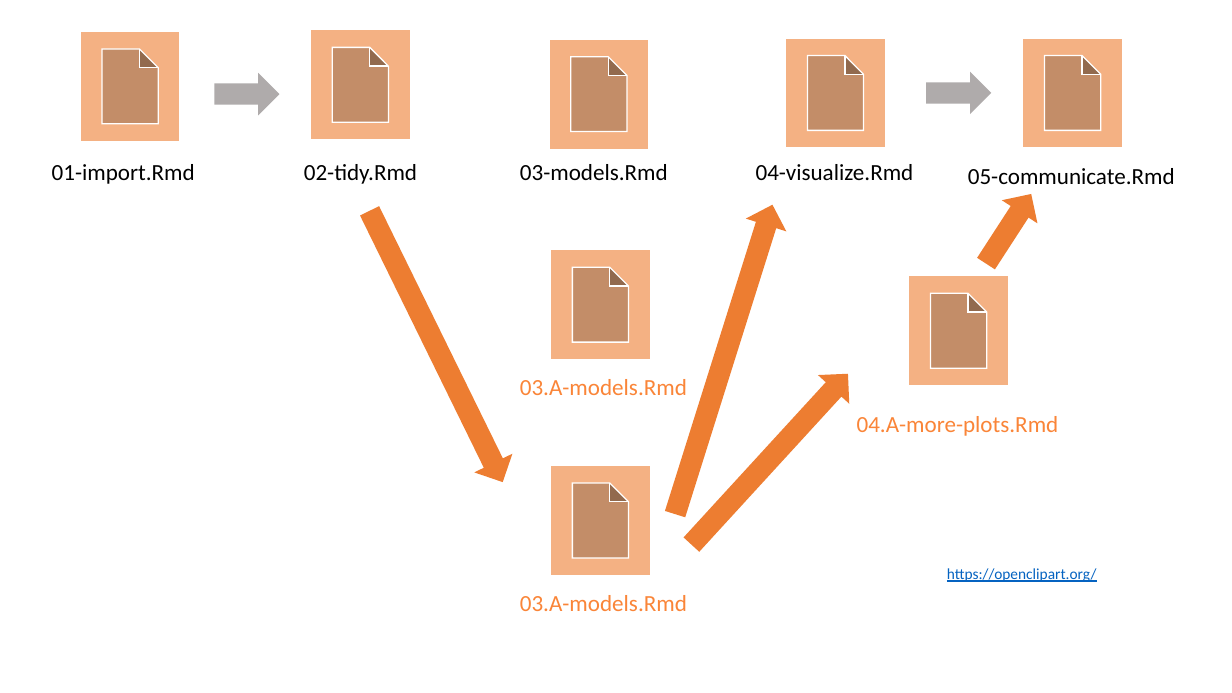
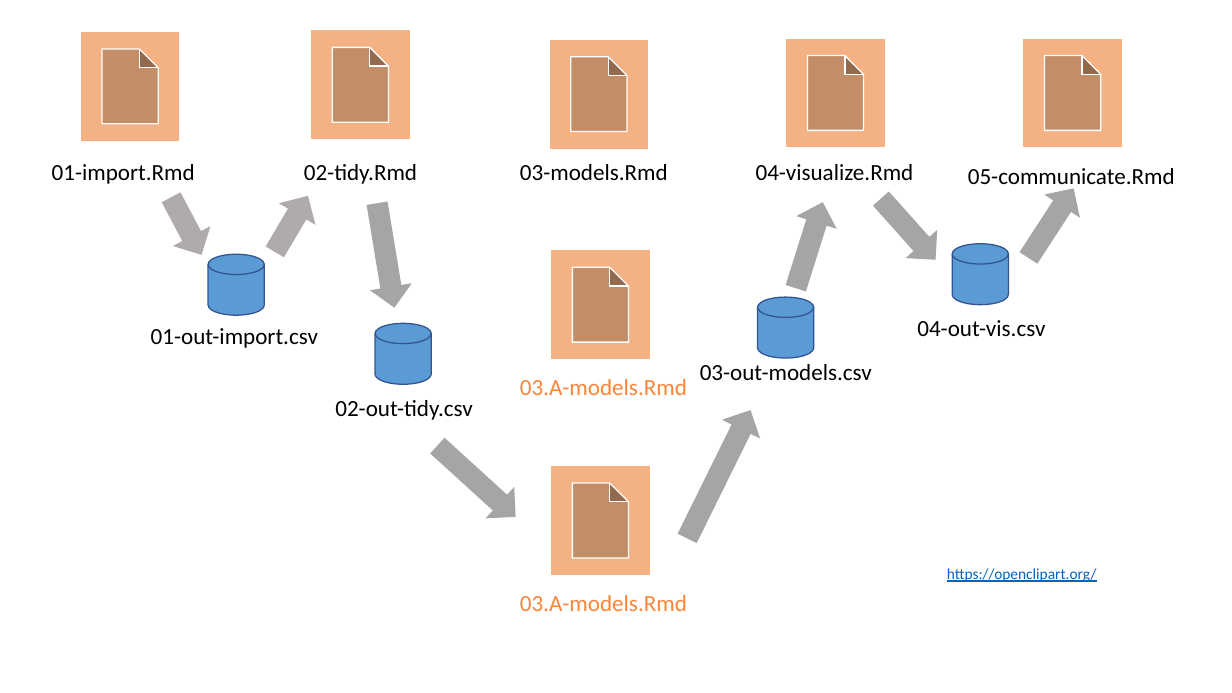
Before and after one commit to wlandau/user-conf-2022, a slide deck: slide 6 of images/images.pptx. Drawn at 1232x693 pixels with LibreOffice and Linux fonts; fonts in the diff are those of the drawing. Boxes give left, top, right and bottom in pixels: in the first picture for what was removed or moved away, otherwise in the second. Text is boxed around its words. In the diff, an @@ line names an element or a change of style, - is before the commit and + after.

Commit message:
slides

```diff
--- a/images/images.pptx
+++ b/images/images.pptx
@@ right arrow removed at [926,72,992,115] @@
@@ right arrow: place and size @@
-right arrow at [969,183,1050,276]
+right arrow at [1011,177,1092,270]
@@ right arrow at [1011,177,1092,270]: fill #ED7D31 to #A5A5A5 @@
@@ right arrow at [152,187,220,265]: rotation 0 to 62 degrees @@
@@ right arrow added at [257,185,327,263], fill #AFABAB @@
@@ right arrow at [356,200,416,312]: fill #ED7D31 to #A5A5A5; rotation 63 to 80 degrees @@
@@ right arrow at [776,195,844,295]: fill #ED7D31 to #A5A5A5 @@
@@ right arrow: place and size @@
-right arrow at [655,198,793,521]
+right arrow at [776,195,844,295]
@@ right arrow added at [866,184,952,274], fill #A5A5A5 @@
@@ cylinder added at [208,254,264,315], fill #5B9BD5, outline #325491 1 pt @@
@@ cylinder added at [953,244,1009,305], fill #5B9BD5, outline #325491 1 pt @@
@@ cylinder added at [758,298,814,359], fill #5B9BD5, outline #325491 1 pt @@
@@ action button document removed at [909,275,1009,385] @@
@@ text added at [151,328,318,348], 18 pt, text #000000 @@
+01-out-import.csv
@@ cylinder added at [375,323,432,384], fill #5B9BD5, outline #325491 1 pt @@
@@ text added at [917,320,1045,336], 18 pt, text #000000 @@
+04-out-vis.csv
@@ text added at [700,364,872,380], 18 pt, text #000000 @@
+03-out-models.csv
@@ text added at [335,400,472,420], 18 pt, text #000000 @@
+02-out-tidy.csv
@@ right arrow at [669,400,770,548]: fill #ED7D31 to #A5A5A5; rotation 312 to 296 degrees @@
@@ text removed at [857,416,1059,436] @@
-04.A-more-plots.Rmd
@@ right arrow added at [423,430,530,533], fill #A5A5A5 @@
```
Also in this commit, not shown: 1 other file.
